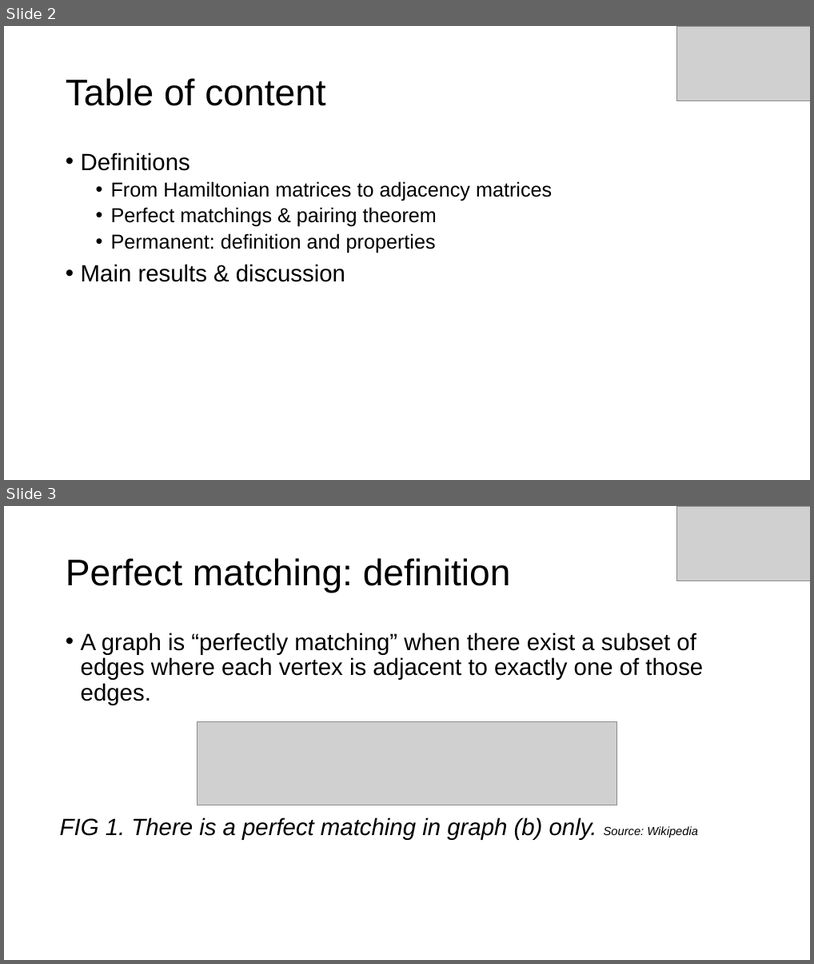
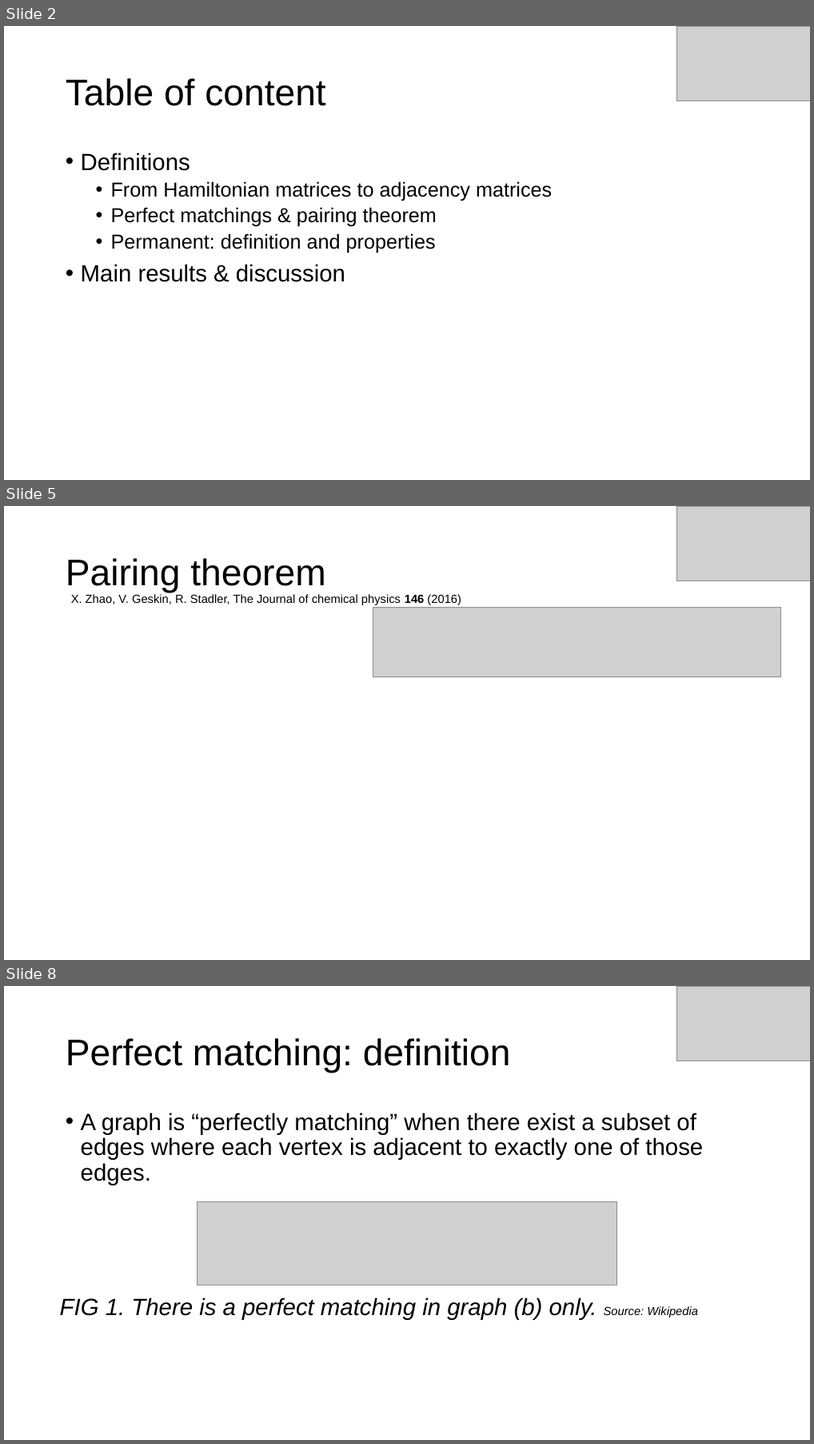
Before and after one commit to SoleilVermeil/grawiti, a slide deck: Presentation1.pptx. Shown one above the other, each under a label of ours: slides 2 and 3 before the commit, slides 2, 5 and 8 after it; the slides between them are not shown. The pictures are 814x964 and 814x1444 pixels, drawn with LibreOffice and Linux fonts; fonts in the diff are those of the drawing; grey boxes stand for pictures. Boxes give left, top, right and bottom in pixels: in the first picture for what was removed or moved away, otherwise in the second. Text is boxed around its words. In the diff, an @@ line names an element or a change of style, - is before the commit and + after.

```diff
--- a/Presentation1.pptx
+++ b/Presentation1.pptx
@@ slide 5 added at box(4, 506, 810, 960), background #FFFFFF @@
@@ picture added at box(677, 506, 810, 581) @@
@@ title added at box(66, 558, 326, 593), 44 pt, text #000000 @@
+Pairing theorem
@@ text added at box(71, 594, 462, 605), 14 pt, text #000000 @@
+X. Zhao, V. Geskin, R. Stadler, The Journal of chemical physics 146 (2016)
@@ picture added at box(373, 607, 782, 677) @@
@@ what was slide 3 is now slide 8 @@
```
Also in this commit, not shown: 1 slide changed, 5 other slides added, 2 other files.
